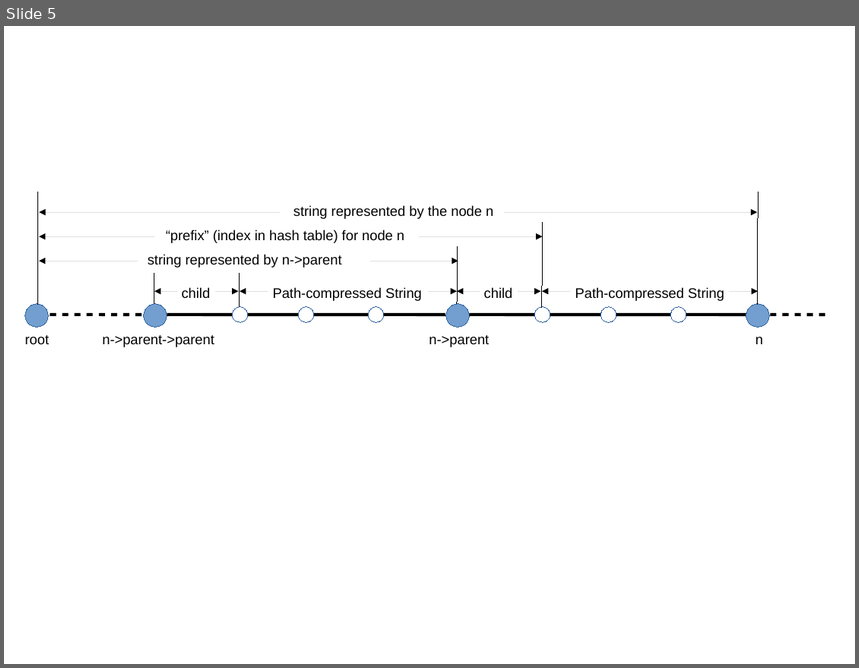
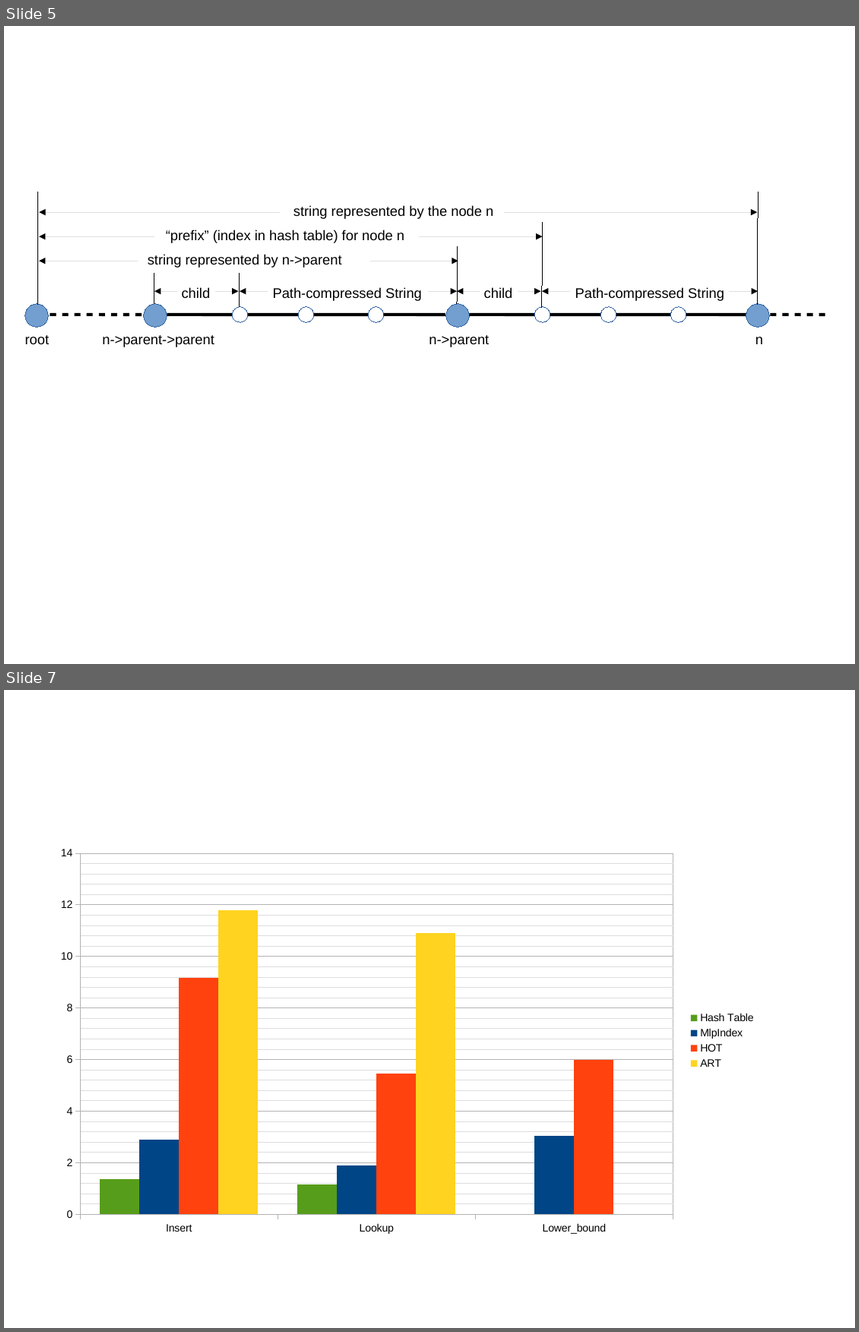
Before and after one commit to sillycross/efficient-mlp, a slide deck: 1.odp. Shown one above the other, each under a label of ours: slide 5 before the commit, slides 5 and 7 after it; the slides between them are not shown. The pictures are 859x668 and 859x1332 pixels, drawn with LibreOffice and Linux fonts; fonts in the diff are those of the drawing. Boxes give left, top, right and bottom in pixels: in the first picture for what was removed or moved away, otherwise in the second. Text is boxed around its words. In the diff, an @@ line names an element or a change of style, - is before the commit and + after.

```diff
--- a/1.odp
+++ b/1.odp
@@ slide 7 added at (4, 690, 855, 1328), background #FFFFFF @@
@@ column chart added at (47, 839, 764, 1243) @@
+categories: Insert, Lookup, Lower_bound
+Hash Table: 1.4, 1.2, -
+MlpIndex: 2.9, 1.9, 3
+HOT: 9.2, 5.5, 6
+ART: 11.8, 10.9, -
```
Also in this commit, not shown: 1 other slide added, 3 other files.
